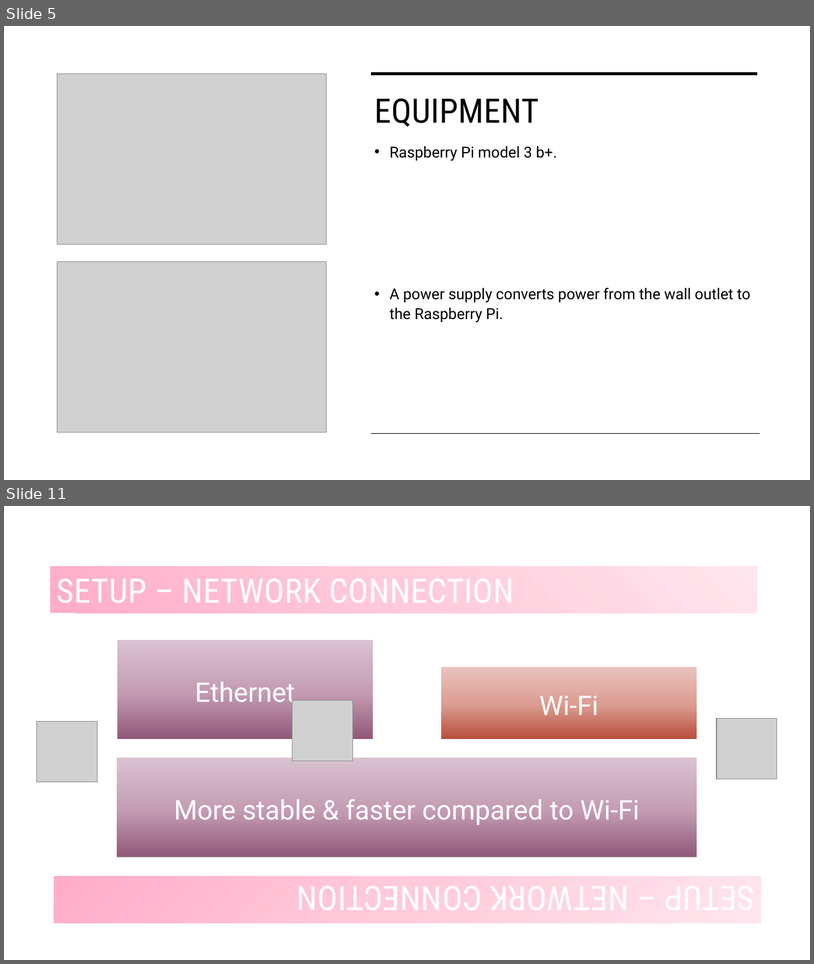
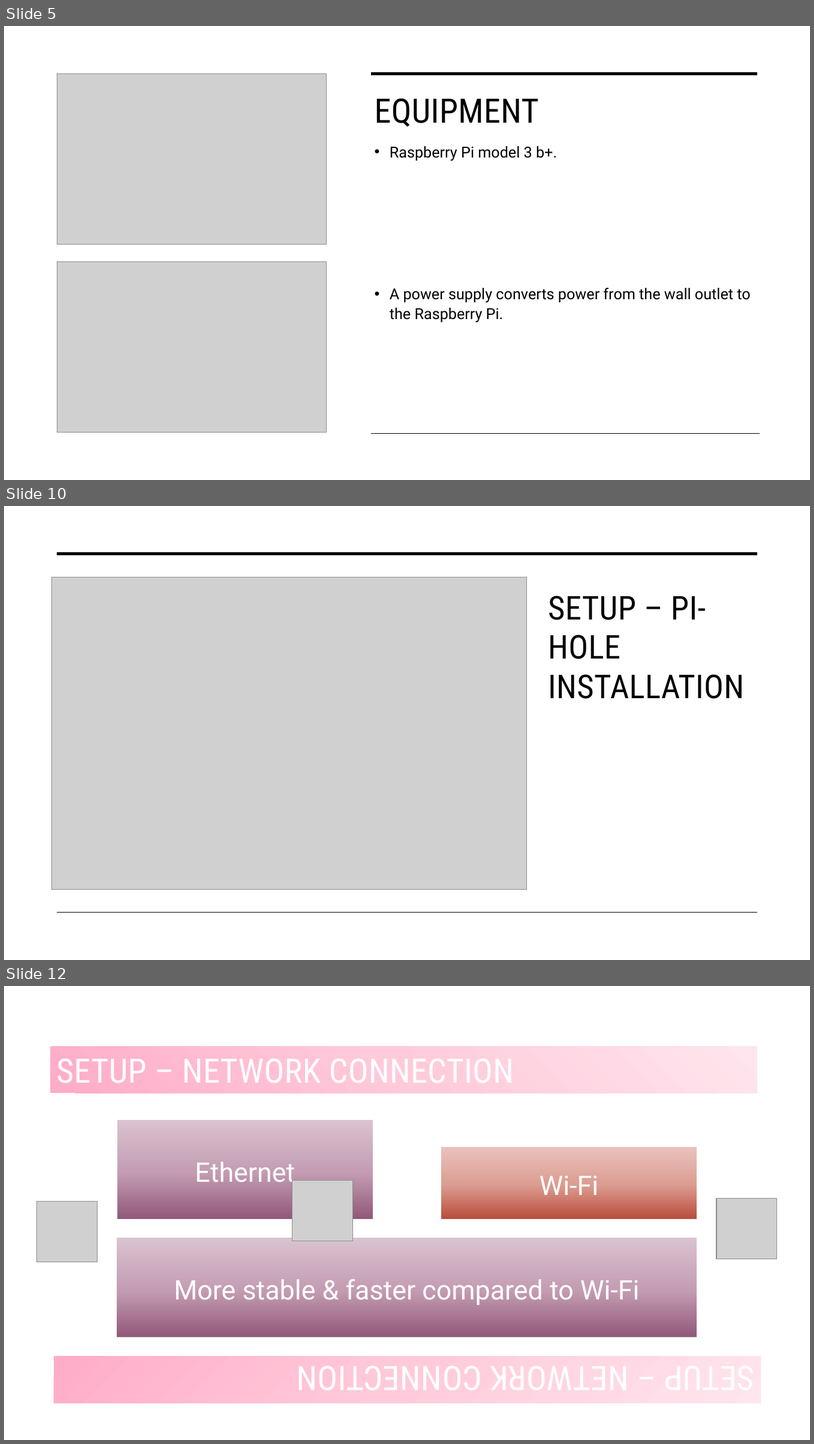
Before and after one commit to fadwa2208/PiHoleProject, a slide deck: PiHole.pptx. Shown one above the other, each under a label of ours: slides 5 and 11 before the commit, slides 5, 10 and 12 after it; the slides between them are not shown. The pictures are 814x964 and 814x1444 pixels, drawn with LibreOffice and Linux fonts; fonts in the diff are those of the drawing; grey boxes stand for pictures. Boxes give left, top, right and bottom in pixels: in the first picture for what was removed or moved away, otherwise in the second. Text is boxed around its words. In the diff, an @@ line names an element or a change of style, - is before the commit and + after.

```diff
--- a/PiHole.pptx
+++ b/PiHole.pptx
@@ slide 10 added at bbox=[4, 506, 810, 960], background #FFFFFF @@
@@ line added from (57, 554) to (758, 554), #000000 3.5 pt @@
@@ picture added at bbox=[52, 577, 527, 889] @@
@@ title added at bbox=[548, 595, 744, 699], 39 pt, text #000000 @@
+SETUP – PI-HOLE INSTALLATION
@@ line added from (57, 912) to (758, 912), #000000 1 pt @@
@@ what was slide 11 is now slide 12 @@
```
Also in this commit, not shown: 4 slides changed, 3 other slides added, 1 slide removed, 3 other files.
